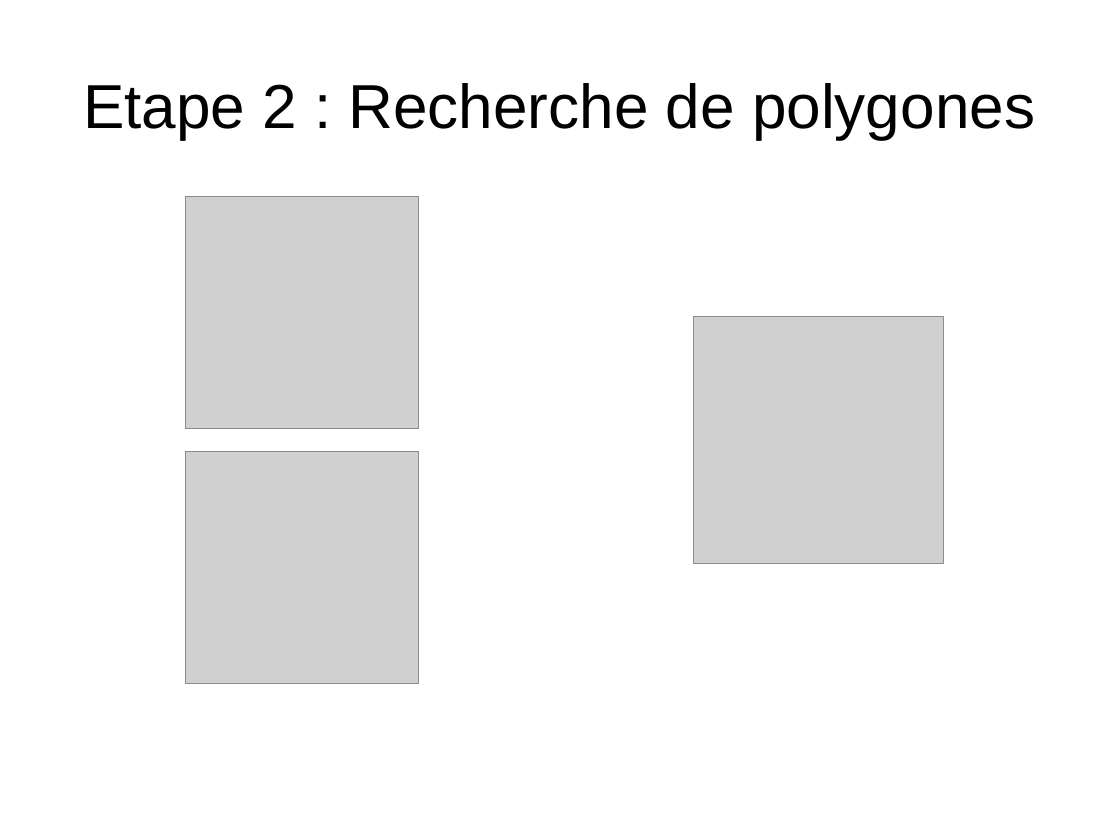
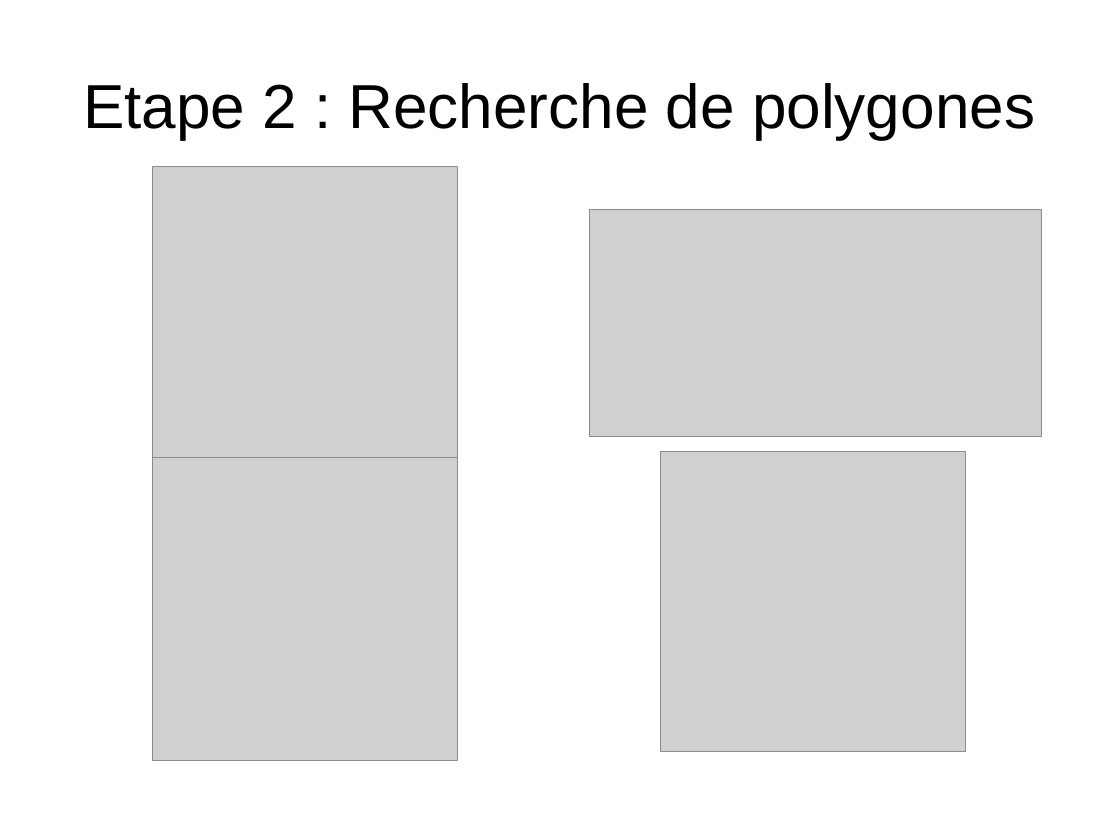
Before and after one commit to wagnerf42/Jimn, a slide deck: slide 11 of soutenance/soutenance.odp. Drawn at 1120x840 pixels with LibreOffice and Linux fonts; fonts in the diff are those of the drawing; grey boxes stand for pictures. Boxes give left, top, right and bottom in pixels: in the first picture for what was removed or moved away, otherwise in the second. Text is boxed around its words. In the diff, an @@ line names an element or a change of style, - is before the commit and + after.

Commit message:
modifs images

```diff
--- a/soutenance/soutenance.odp
+++ b/soutenance/soutenance.odp
@@ picture: place and size @@
-picture at (185,196,419,429)
+picture at (152,167,457,470)
@@ picture added at (589,210,1043,437) @@
@@ picture: place and size @@
-picture at (185,451,419,684)
+picture at (152,457,457,760)
@@ picture: place and size @@
-picture at (694,317,944,564)
+picture at (661,451,966,752)
```
Also in this commit, not shown: 2 other slides changed.
